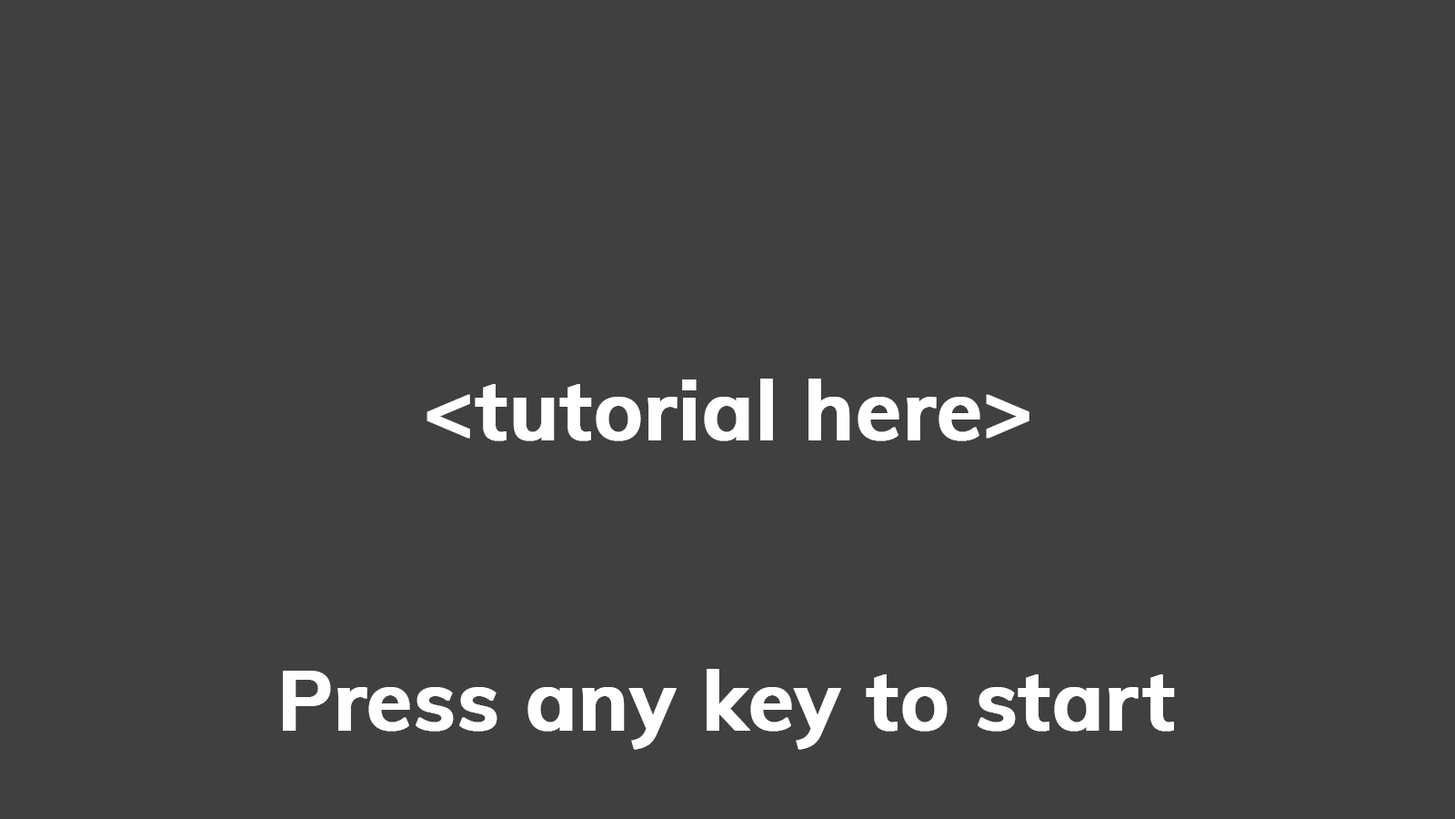
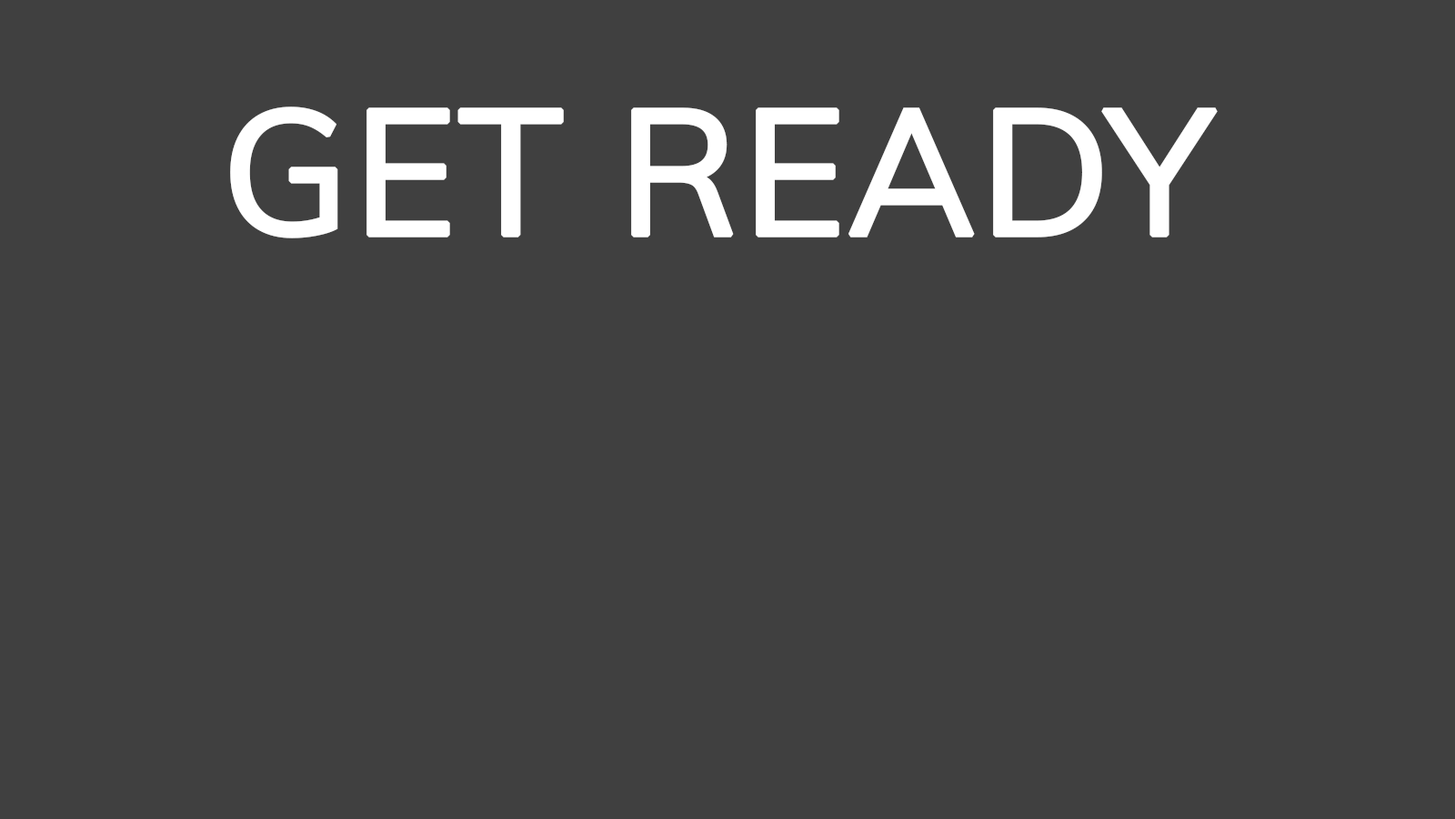
Two versions of the same layered image (1455x819). Layer-by-layer changes:
removed layer "<tutorial here>" over left=426, top=378, right=1030, bottom=442
renamed "Press any key to start" to "GET READY", painted on it over left=230, top=106, right=1218, bottom=750
